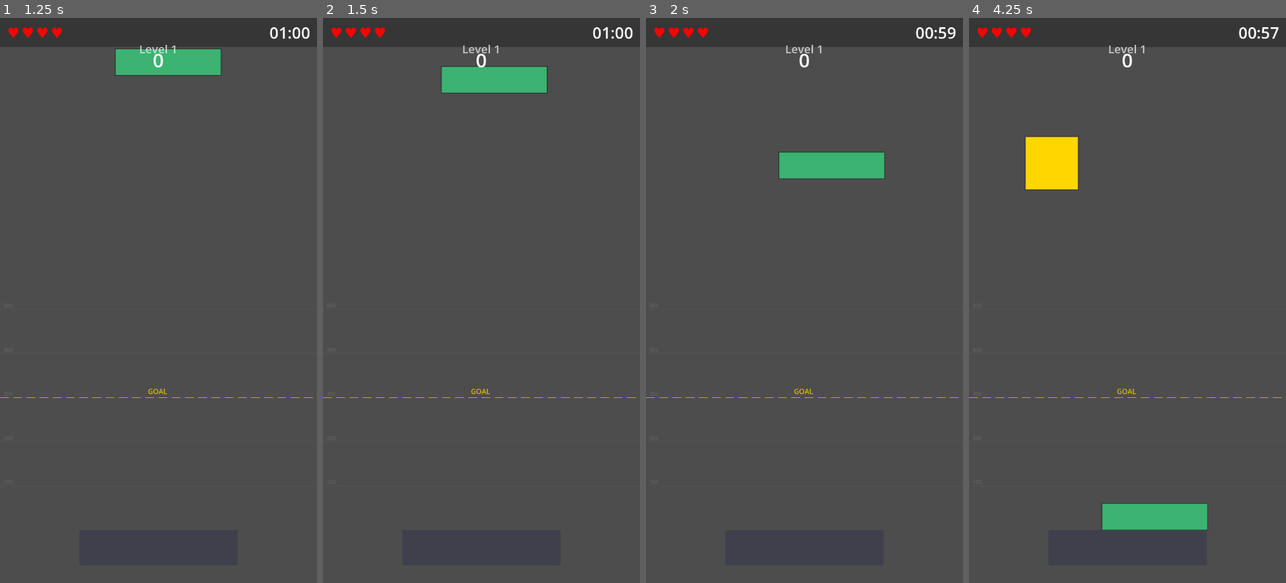
Above: before the commit, frames 1-4 (left to right).
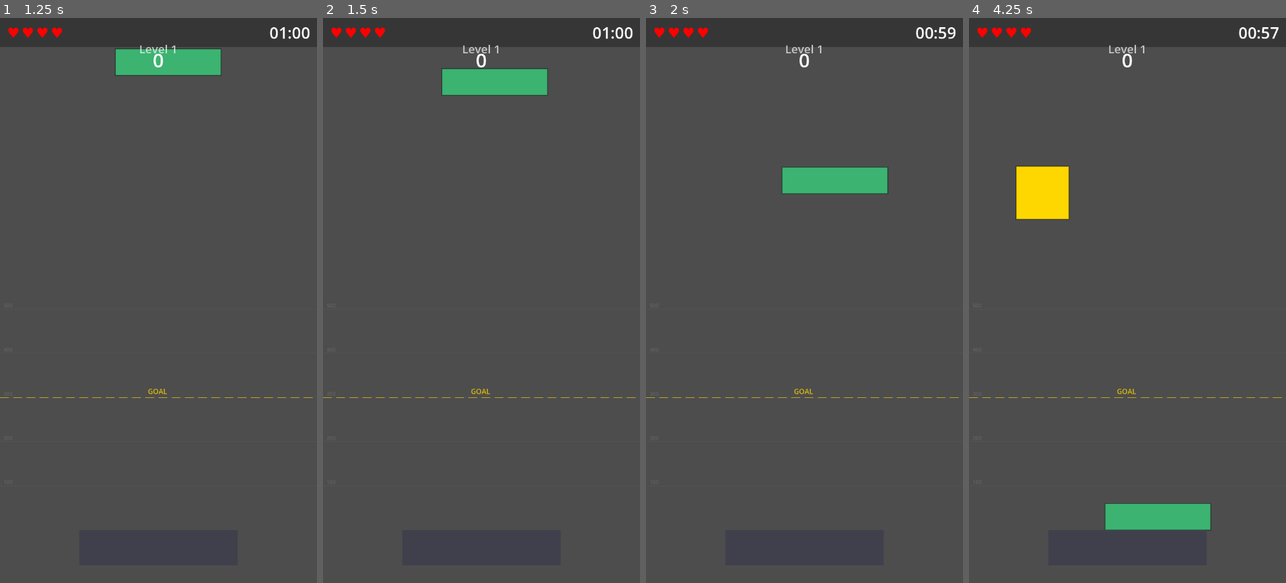
Above: after the commit, the same moments.

Repository: PartlyWhole/ToppleClone
Game: Godot game, scene res://main/main.tscn
The game is run twice, just before and just after one commit, with the same random seed, the same clock (stepped at 60 frames per second) and the same inputs.
Inputs (mouse positions are in pixels of both pictures, inside the frame that each line leads up to):
- Up to frame 1 (1.25 s): click "PLAY" at 0.5 s
- Up to frame 2 (1.5 s): tap Enter at 1.25 s; drag from (491, 63) to (513, 176) at 1.27 s
- Up to frame 3 (2 s): no input
- Up to frame 4 (4.25 s): drag from (1064, 328) to (1111, 413) at 2.02 s; move the mouse to (1159, 176) at 2.77 s; tap Ctrl at 2.85 s; click (1159, 176) at 2.92 s; drag from (1076, 63) to (1032, 215) at 3.52 s

Frame 1 is identical in both runs. In frame 2, 0.4% of the frame differs, in the area x 37-71%, y 8-14%; in frame 3, 1.9%; in frame 4, 2.2%, in the area x 14-77%, y 21-91%.

Commit message:
feat: scale drag speed with mouse distance from block
Speed limit = max_drag_speed + distance * 2.0
Close to block: capped at 600 px/s (base)
200px away: 1000 px/s
400px away: 1400 px/s

Lets the player flick blocks quickly with large mouse movements
while keeping precise control for close adjustments.

Co-Authored-By: Claude Opus 4.6 (1M context) <noreply@anthropic.com>

Diff:
--- a/features/blocks/scripts/draggable_block.gd
+++ b/features/blocks/scripts/draggable_block.gd
@@ -93,11 +93,13 @@
 		return
 
 	var target: Vector2 = get_global_mouse_position() + _drag_offset
+	var distance: float = target.distance_to(global_position)
+	var speed_limit: float = max_drag_speed + distance * 2.0
 
 	var desired: Vector2 = (target - global_position) / state.step
 	var desired_speed_sq: float = desired.length_squared()
-	if desired_speed_sq > max_drag_speed * max_drag_speed:
-		desired = desired * (max_drag_speed / sqrt(desired_speed_sq))
+	if desired_speed_sq > speed_limit * speed_limit:
+		desired = desired * (speed_limit / sqrt(desired_speed_sq))
 
 	for i: int in state.get_contact_count():
 		var normal: Vector2 = state.get_contact_local_normal(i)
